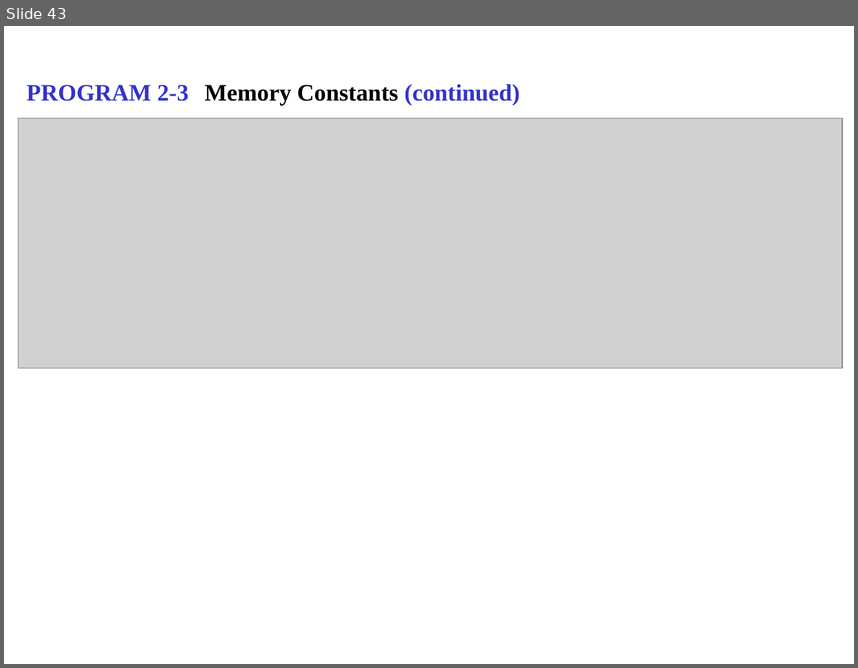
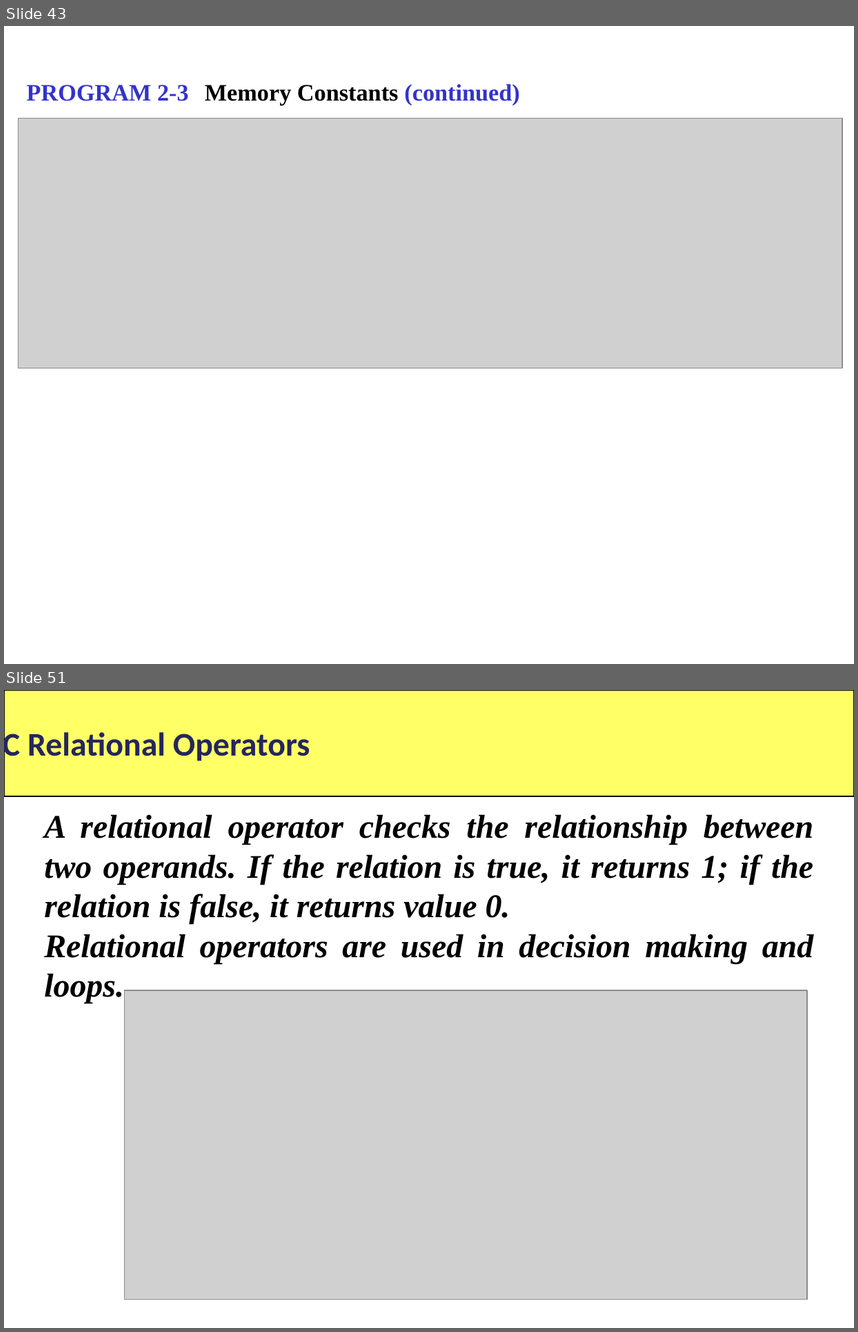
Before and after one commit to mentormaya/notes, a slide deck: assets/Computer_Science/Class_11/C Programming.ppt. Shown one above the other, each under a label of ours: slide 43 before the commit, slides 43 and 51 after it; the slides between them are not shown. The pictures are 858x668 and 858x1332 pixels, drawn with LibreOffice and Linux fonts; fonts in the diff are those of the drawing; grey boxes stand for pictures. Boxes give left, top, right and bottom in pixels: in the first picture for what was removed or moved away, otherwise in the second. Text is boxed around its words. In the diff, an @@ line names an element or a change of style, - is before the commit and + after.

```diff
--- a/assets/Computer_Science/Class_11/C Programming.ppt
+++ b/assets/Computer_Science/Class_11/C Programming.ppt
@@ slide 51 added at (4,690,854,1328), background #FFFFFF @@
@@ rectangle added at (4,690,854,796), fill #FFFF66, outline #000000 0.74 pt @@
@@ text added at (4,728,310,764), 28 pt, text #25265E, bold @@
+C Relational Operators
@@ text added at (44,814,814,1003), 28 pt, text #000000, bold, italic @@
+A relational operator checks the relationship between two operands. If the relation is true, it returns 1; if the relation is false, it returns value 0.
+Relational operators are used in decision making and loops.
@@ picture added at (125,990,807,1299) @@
```
Also in this commit, not shown: 10 other slides added.
